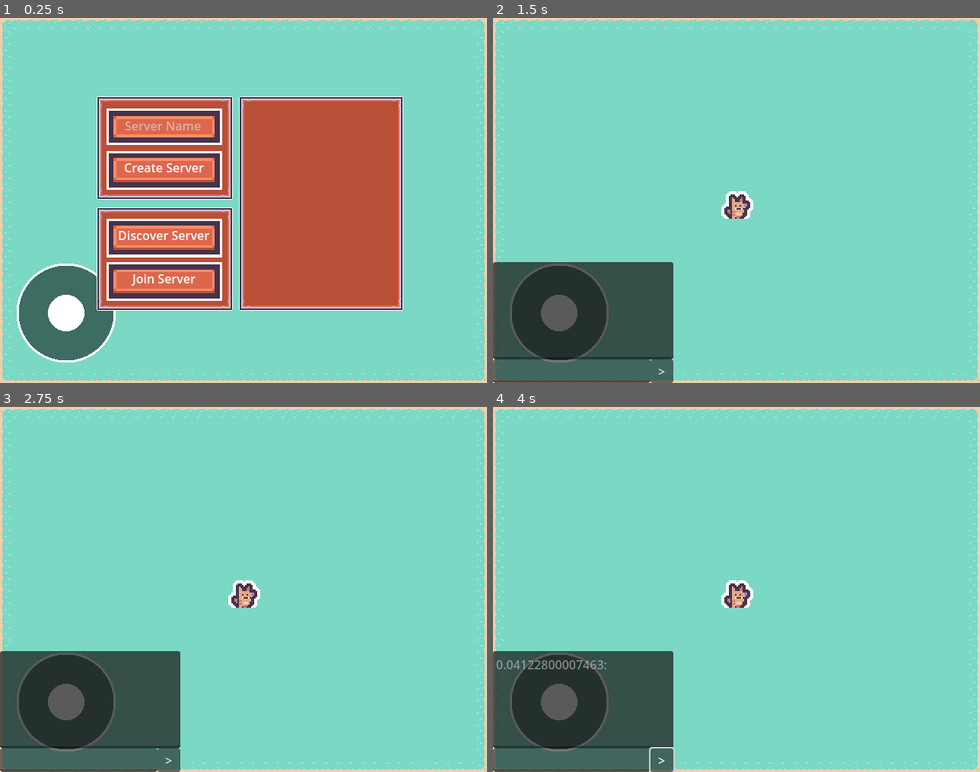
Above: before the commit, frames 1-4 (two rows, left to right).
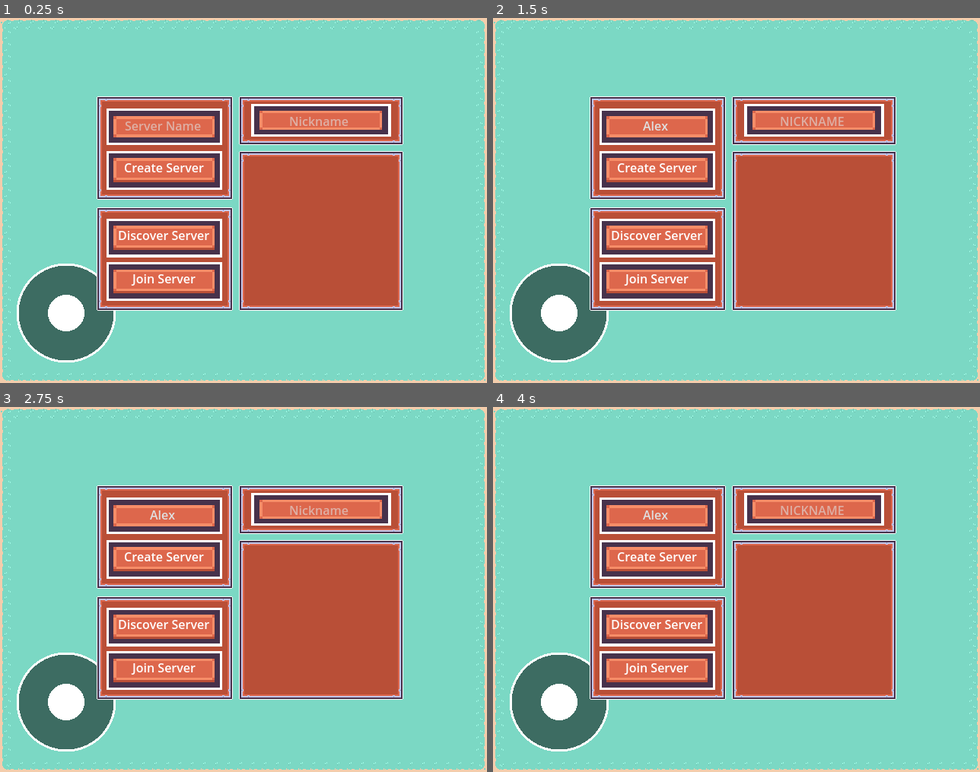
Above: after the commit, the same moments.

Repository: mastercuber55/MultiplayerShooter
Game: Godot game, scene res://Scenes/SceneGame.tscn
Same seed, same stepped clock (60 frames per second), same inputs: the game is played once before the commit and once after it.
Inputs (mouse positions are in pixels of both pictures, inside the frame that each line leads up to):
- Up to frame 1 (0.25 s): no input
- Up to frame 2 (1.5 s): click (658, 123) at 0.52 s; type "Alex" at 0.6 s; click "Create Server" at 1.25 s
- Up to frame 3 (2.75 s): click (165, 669) at 2 s, where only the run after the commit has a clickable "Join Server"
- Up to frame 4 (4 s): click (663, 761) at 2.75 s, where only the run before the commit has a clickable ">"; click (658, 626) at 3.5 s, where only the run after the commit has a clickable "Discover Server"

The runs differ from the first frame. In frame 1, 4.1% of the frame differs, in the area x 49-83%, y 23-40%; in frame 2, 45%; in frame 3, 45%; in frame 4, 45%, in the area x 0-83%, y 21-100%.

Commit message:
MINOR: Added player name tags

Diff:
--- a/Scenes/MultiplayerMenu.tscn
+++ b/Scenes/MultiplayerMenu.tscn
@@ -40,7 +40,6 @@
 patch_margin_top = 16
 patch_margin_right = 16
 patch_margin_bottom = 16
-metadata/_edit_group_ = true
 
 [node name="Create Server" type="TextureButton" parent="Hosting Group"]
 layout_mode = 1
@@ -159,7 +158,7 @@
 [node name="Servers Display" type="NinePatchRect" parent="."]
 layout_mode = 0
 offset_left = -6.0
-offset_top = -137.0
+offset_top = -65.0
 offset_right = 210.0
 offset_bottom = 145.0
 texture = ExtResource("1_qnp2s")
@@ -173,7 +172,7 @@
 [node name="MarginContainer" type="MarginContainer" parent="Servers Display"]
 layout_mode = 0
 offset_right = 216.0
-offset_bottom = 282.0
+offset_bottom = 210.0
 theme_override_constants/margin_left = 16
 theme_override_constants/margin_top = 16
 theme_override_constants/margin_right = 16
@@ -183,6 +182,38 @@
 layout_mode = 2
 theme_override_styles/panel = SubResource("StyleBoxEmpty_qnp2s")
 
+[node name="Name Selector" type="NinePatchRect" parent="."]
+layout_mode = 0
+offset_left = -6.0
+offset_top = -137.0
+offset_right = 210.0
+offset_bottom = -73.0
+texture = ExtResource("1_qnp2s")
+region_rect = Rect2(96, 0, 48, 48)
+patch_margin_left = 16
+patch_margin_top = 16
+patch_margin_right = 16
+patch_margin_bottom = 16
+metadata/_edit_group_ = true
+
+[node name="Player Name" type="TextureRect" parent="Name Selector"]
+layout_mode = 0
+offset_left = 16.0
+offset_top = 10.0
+offset_right = 200.0
+offset_bottom = 53.0
+texture = SubResource("AtlasTexture_qnp2s")
+
+[node name="LineEdit" type="LineEdit" parent="Name Selector/Player Name"]
+layout_mode = 0
+offset_left = 8.0
+offset_top = 6.0
+offset_right = 172.0
+offset_bottom = 39.0
+placeholder_text = "Nickname"
+alignment = 1
+flat = true
+
 [connection signal="pressed" from="Hosting Group/Create Server" to="." method="_on_create_server_pressed"]
 [connection signal="pressed" from="Joining Group/Discover Server" to="." method="_on_discover_servers_pressed"]
 [connection signal="pressed" from="Joining Group/Join Server" to="." method="_on_join_button_pressed"]
--- a/Scenes/Player.tscn
+++ b/Scenes/Player.tscn
@@ -63,6 +63,11 @@
 [sub_resource type="CircleShape2D" id="CircleShape2D_kyqiw"]
 radius = 7.071068
 
+[sub_resource type="LabelSettings" id="LabelSettings_kyqiw"]
+font_size = 10
+outline_size = 4
+outline_color = Color(0, 0, 0, 1)
+
 [node name="Player" type="CharacterBody2D"]
 scale = Vector2(2, 2)
 script = ExtResource("1_kyqiw")
@@ -78,3 +83,20 @@
 [node name="CollisionShape2D" type="CollisionShape2D" parent="."]
 position = Vector2(0.5, 5)
 shape = SubResource("CircleShape2D_kyqiw")
+
+[node name="Nickname" type="Label" parent="."]
+anchors_preset = 7
+anchor_left = 0.5
+anchor_top = 1.0
+anchor_right = 0.5
+anchor_bottom = 1.0
+offset_left = -38.0
+offset_top = -20.0
+offset_right = 37.5
+offset_bottom = -6.0
+grow_horizontal = 2
+grow_vertical = 0
+text = "Nickname"
+label_settings = SubResource("LabelSettings_kyqiw")
+horizontal_alignment = 1
+clip_text = true
--- a/Scripts/ChatInterface.gd
+++ b/Scripts/ChatInterface.gd
@@ -1,6 +1,7 @@
 extends Control
 
-var own_name : String = str(randf())
+# Initialized by SceneGame
+var own_name : String
 
 @onready var display: TextEdit = $Display
 @onready var input: LineEdit = $Input
--- a/Scripts/MultiplayerMenu.gd
+++ b/Scripts/MultiplayerMenu.gd
@@ -1,10 +1,9 @@
 extends Control
 class_name MultiplayerMenu
 
-@warning_ignore("unused_signal")
 signal create_server_in_scene_game
-@warning_ignore("unused_signal")
 signal join_server_in_scene_game(ip: String)
+signal set_name_in_scene_game(nickname: String)
 
 const DISCOVERY_PORT = 6767
 
@@ -18,25 +17,11 @@
 
 @onready var servers_list: ItemList = $"Servers Display/MarginContainer/Servers List"
 @onready var server_name_input: LineEdit = $"Hosting Group/Server Name/LineEdit"
+@onready var player_name: LineEdit = $"Name Selector/Player Name/LineEdit"
+
 
 func _ready() -> void:
 	pass
-
-#func _process(_delta: float) -> void:
-	#if isServer:
-		#udp.set_dest_address("255.255.255.255", DISCOVERY_PORT)
-		#udp.put_packet(server_name_input.text.to_utf8_buffer())
-	#
-	#if isClient and not isConnectedAsClient:
-		#while udp.get_available_packet_count() > 0:
-			#var server_name := udp.get_packet().get_string_from_utf8()
-			#var ip := udp.get_packet_ip()
-			#
-			#if not servers.has(ip):
-				#print("Found unique server: ", ip)
-				#servers[ip] = true
-				#servers_list.add_item(server_name)
-				##servers_list.set_item_metadata(servers_list.item_count - 1, ip)
 
 func _process(_delta: float) -> void:
 	if isServer:
@@ -44,6 +29,7 @@
 
 	if isClient and not isConnectedAsClient:
 		handle_client_process()
+
 
 func handle_server_process() -> void:
 	while udp.get_available_packet_count() > 0:
@@ -60,6 +46,7 @@
 		udp.put_packet(server_name_input.text.to_utf8_buffer())
 		print("yo yo i just responded back to client ", client_ip)
 
+
 func handle_client_process() -> void:
 	while udp.get_available_packet_count() > 0:
 		var server_name := udp.get_packet().get_string_from_utf8()
@@ -71,18 +58,37 @@
 			var idx = servers_list.add_item(server_name)
 			servers_list.set_item_metadata(idx, ip)
 
+func text_input_is_empty(input: LineEdit) -> bool:
+	if not input.text.is_empty():
+		return false
+
+	var old := input.placeholder_text
+	input.placeholder_text = old.to_upper()
+
+	get_tree().create_timer(1.0).timeout.connect(
+		func(): input.placeholder_text = old
+	)
+
+	return true
 
 func _on_create_server_pressed() -> void:
+
+	if text_input_is_empty(server_name_input):
+		return
+
+	if text_input_is_empty(player_name):
+		return
+
 	udp.close()
 
 	udp.bind(DISCOVERY_PORT)
 	udp.set_broadcast_enabled(true)
 	isServer = true
-	#create_button.disabled = true
-	#discover_button.disabled = true
 
+	set_name_in_scene_game.emit(player_name.text)
 	create_server_in_scene_game.emit()
 	print("Created Server")
+
 
 func _on_discover_servers_pressed() -> void:
 	isClient = true
@@ -99,7 +105,11 @@
 	servers_list.clear()
 	print("Created Client")
 
+
 func _on_join_button_pressed() -> void:
+
+	if text_input_is_empty(player_name):
+		return
 
 	var selected := servers_list.get_selected_items()
 	if selected.is_empty():
@@ -109,3 +119,4 @@
 	var ip = servers_list.get_item_metadata(idx)
 
 	join_server_in_scene_game.emit(ip)
+	set_name_in_scene_game.emit(player_name.text)
--- a/Scripts/Player.gd
+++ b/Scripts/Player.gd
@@ -6,10 +6,15 @@
 @export var moving := false
 @export var SyncPos := Vector2.ZERO
 
+var nickname : String
+
 func _enter_tree() -> void:
 	set_multiplayer_authority(name.to_int())
 	if not is_multiplayer_authority():
 		$CollisionShape2D.disabled = true
+
+func _ready() -> void:
+	$Nickname.text = nickname
 
 func _physics_process(_delta: float) -> void:
 	if is_multiplayer_authority():
--- a/Scripts/SceneGame.gd
+++ b/Scripts/SceneGame.gd
@@ -3,12 +3,12 @@
 const GAME_PORT = 5555
 
 var peer = ENetMultiplayerPeer.new()
+var own_name : String
 
 @export var playerScene: PackedScene
 @onready var multiplayer_menu: MultiplayerMenu = $"CanvasLayer/Multiplayer Menu"
 @onready var touch_screen_joystick: TouchScreenJoystick = $CanvasLayer/TouchScreenJoystick
 @onready var chat_interface: Control = $CanvasLayer/ChatInterface
-
 
 func _ready() -> void:
 
@@ -20,16 +20,21 @@
 	multiplayer_menu.create_server_in_scene_game.connect(create_server)
 	multiplayer_menu.join_server_in_scene_game.connect(join_server)
 
+	multiplayer_menu.set_name_in_scene_game.connect(
+		func(val):
+			chat_interface.own_name = val
+			own_name = val
+	)
 
 func create_server() -> void:
 	peer.create_server(GAME_PORT)
 	multiplayer.multiplayer_peer = peer
-	multiplayer.peer_connected.connect(_add_player)
+	#multiplayer.peer_connected.connect(_add_player)
 
 	multiplayer_menu.hide()
 	chat_interface.show()
 
-	_add_player()
+	add_player(1, own_name)
 
 
 func join_server(ip: String) -> void:
@@ -41,6 +46,7 @@
 	multiplayer.connected_to_server.connect(
 		func():
 			print("Connected to server")
+			rpc_id(1, "send_player_data", own_name)
 			multiplayer_menu.hide()
 			chat_interface.show()
 	)
@@ -50,14 +56,19 @@
 			print("Connection failed bro")
 	)
 
+@rpc("any_peer", "call_remote", "reliable")
+func send_player_data(nickname: String) -> void:
+	var sender_id := multiplayer.get_remote_sender_id()
+	add_player(sender_id, nickname)
 
-func _add_player(id = 1):
+func add_player(id : Variant, nickname: String) -> void:
 	var pos := get_viewport_rect().size / 2
-	$MultiplayerSpawner.spawn({ "id": id, "pos": pos })
+	$MultiplayerSpawner.spawn({ "id": id, "pos": pos, "nickname": nickname })
 
 
 func _spawnPlayer(data):
 	var player = playerScene.instantiate()
 	player.name = str(data.id)
+	player.nickname = data.nickname
 	player.position = data.pos
 	return player
Not shown: 1 places in Scenes/Player.tscn that only renumber resources
